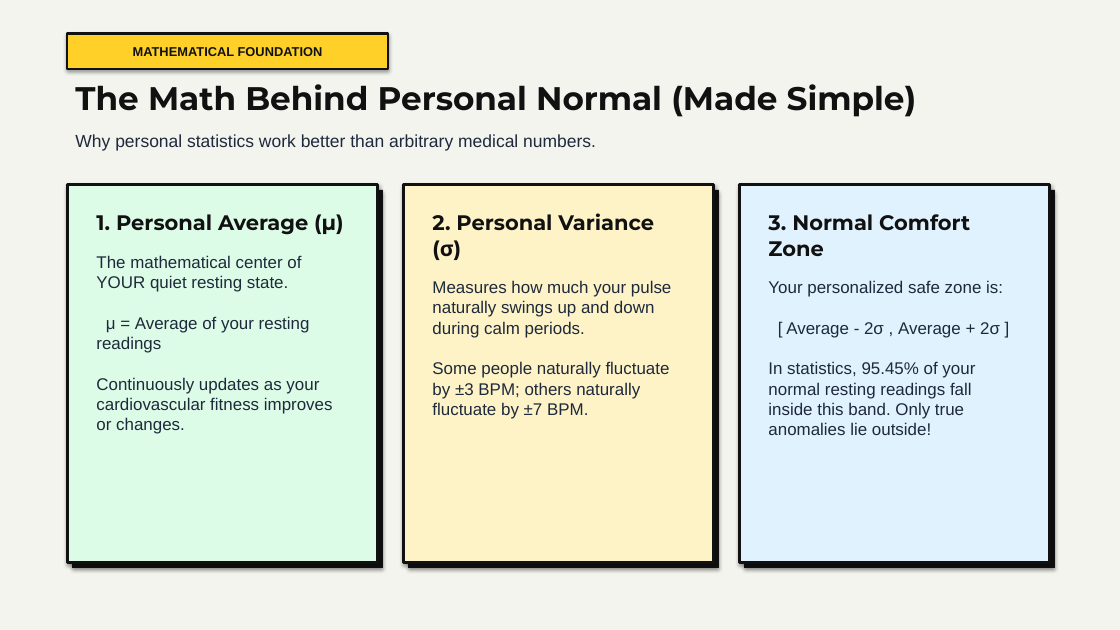
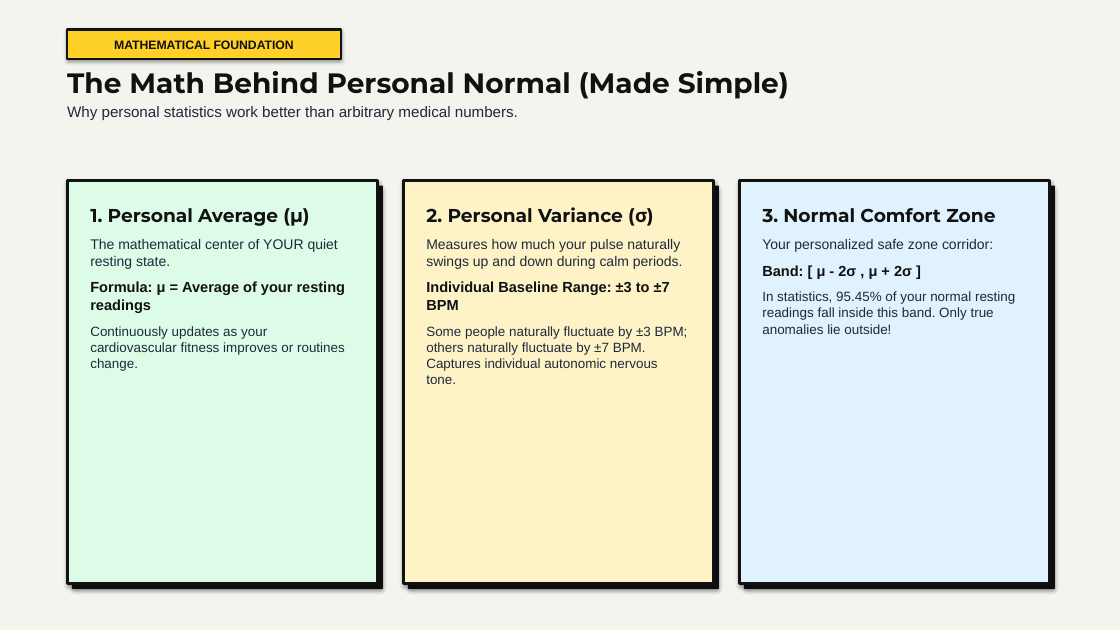
Before and after one commit to diya-1720/CaPsToNe, a slide deck: slide 7 of AWEN_Final_Presentation_AF52.pptx. Drawn at 1120x630 pixels with LibreOffice and Linux fonts; fonts in the diff are those of the drawing. Boxes give left, top, right and bottom in pixels: in the first picture for what was removed or moved away, otherwise in the second. Text is boxed around its words. In the diff, an @@ line names an element or a change of style, - is before the commit and + after.

Commit message:
feat(presentation): refine neo-brutalist slide deck layout and typography scaling
- Add responsive clamp sizing to HTML presentation slides for uniform scaling across displays
- Update python-pptx presentation generation with improved margins and bullet spacing
- Rebuild AWEN_Final_Presentation_AF52.pptx with polished layout and updated stats

```diff
--- a/AWEN_Final_Presentation_AF52.pptx
+++ b/AWEN_Final_Presentation_AF52.pptx
@@ rectangle "MATHEMATICAL FOUNDATION": place and size @@
-rectangle "MATHEMATICAL FOUNDATION" at <box>67,34,388,69</box>
+rectangle "MATHEMATICAL FOUNDATION" at <box>67,29,341,59</box>
@@ rectangle "MATHEMATICAL FOUNDATION" at <box>67,29,341,59</box>: size 11 to 10.5 pt @@
@@ text at <box>67,71,789,99</box>: size 28 to 24 pt in "The Math Behind Personal Normal (Made Simple)" @@
@@ text "The Math Behind Personal Normal ...": place and size @@
-text "The Math Behind Personal Normal ..." at <box>75,84,917,117</box>
+text "The Math Behind Personal Normal ..." at <box>67,71,789,120</box>
@@ text at <box>67,106,518,120</box>: paragraph added @@
+Why personal statistics work better than arbitrary medical numbers.
@@ text removed at <box>75,134,596,151</box> @@
-Why personal statistics work better than arbitrary medical numbers.
@@ rectangle: place and size @@
-rectangle at <box>72,190,383,568</box>
+rectangle at <box>67,181,378,584</box>
@@ rectangle at <box>67,181,378,584</box>: fill #111111 to #DCFCE7; outline none to #111111 2.5 pt @@
@@ rectangle: place and size @@
-rectangle at <box>67,185,378,563</box>
+rectangle at <box>72,186,383,589</box>
@@ rectangle at <box>72,186,383,589</box>: fill #DCFCE7 to #111111; outline #111111 2.5 pt to none @@
@@ text at <box>90,208,309,226</box>: size 18 to 16 pt in "1. Personal Average (μ)" @@
@@ rectangle: place and size @@
-rectangle at <box>408,190,719,568</box>
+rectangle at <box>403,181,714,584</box>
@@ rectangle at <box>403,181,714,584</box>: fill #111111 to #FEF3C7; outline none to #111111 2.5 pt @@
@@ rectangle: place and size @@
-rectangle at <box>403,185,714,563</box>
+rectangle at <box>408,186,719,589</box>
@@ rectangle at <box>408,186,719,589</box>: fill #FEF3C7 to #111111; outline #111111 2.5 pt to none @@
@@ text at <box>426,207,647,222</box>: size 18 to 16 pt in "2. Personal Variance (σ)" @@
@@ rectangle: place and size @@
-rectangle at <box>744,190,1055,568</box>
+rectangle at <box>739,181,1050,584</box>
@@ rectangle at <box>739,181,1050,584</box>: fill #111111 to #E0F2FE; outline none to #111111 2.5 pt @@
@@ rectangle: place and size @@
-rectangle at <box>739,185,1050,563</box>
+rectangle at <box>744,186,1055,589</box>
@@ rectangle at <box>744,186,1055,589</box>: fill #E0F2FE to #111111; outline #111111 2.5 pt to none @@
@@ text at <box>762,208,995,223</box>: size 18 to 16 pt in "3. Normal Comfort Zone" @@
@@ text at <box>90,239,346,371</box>: text changed; size 14.5 to 11.5 pt @@
-The mathematical center of YOUR quiet resting state.
-μ = Average of your resting readings
-Continuously updates as your cardiovascular fitness improves or changes.
+The mathematical center of YOUR quiet resting state.
+Formula: μ = Average of your resting readings
+Continuously updates as your cardiovascular fitness improves or routines change.
@@ text at <box>426,239,688,384</box>: text changed; size 14.5 to 11.5 pt @@
-Measures how much your pulse naturally swings up and down during calm periods.
-Some people naturally fluctuate by ±3 BPM; others naturally fluctuate by ±7 BPM.
+Measures how much your pulse naturally swings up and down during calm periods.
+Individual Baseline Range: ±3 to ±7 BPM
+Some people naturally fluctuate by ±3 BPM; others naturally fluctuate by ±7 BPM. Captures individual autonomic nervous tone.
@@ text at <box>762,239,1015,334</box>: text changed; size 14.5 to 11.5 pt @@
-Your personalized safe zone is:
-[ Average - 2σ , Average + 2σ ]
-In statistics, 95.45% of your normal resting readings fall inside this band. Only true anomalies lie outside!
+Your personalized safe zone corridor:
+Band: [ μ - 2σ , μ + 2σ ]
+In statistics, 95.45% of your normal resting readings fall inside this band. Only true anomalies lie outside!
```
Also in this commit, not shown: 13 other slides changed, 2 other files.
